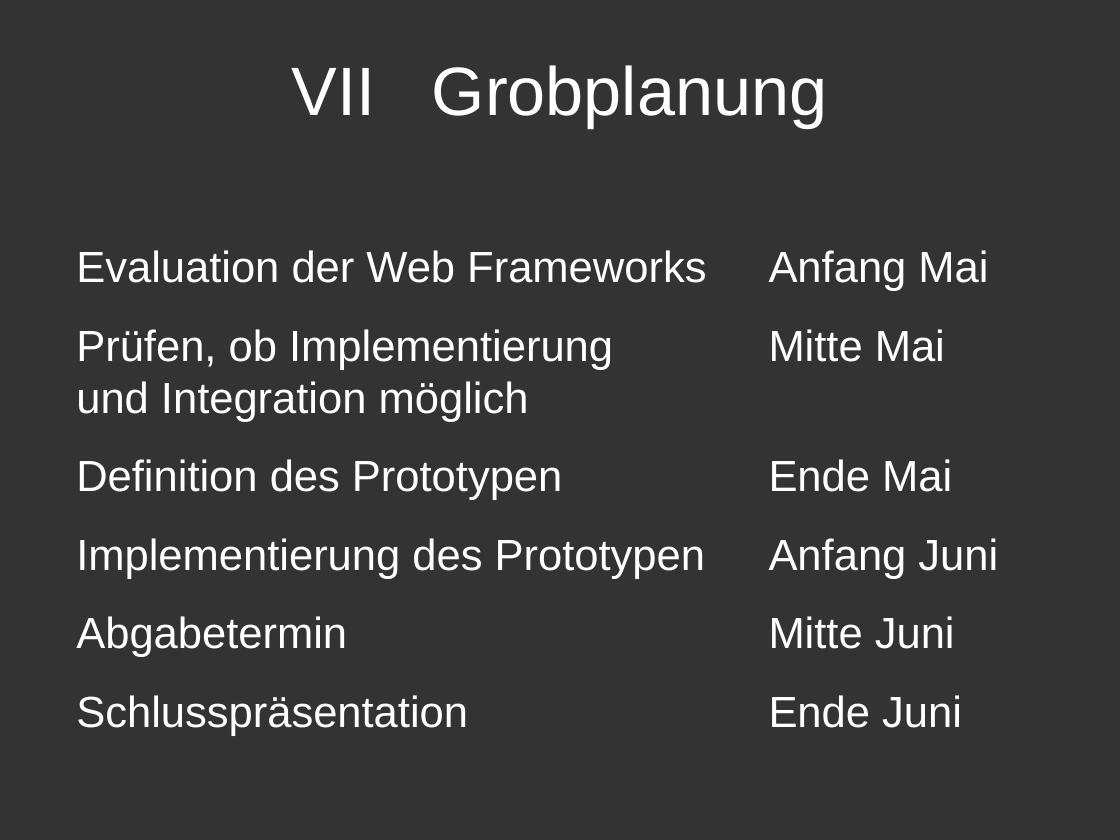
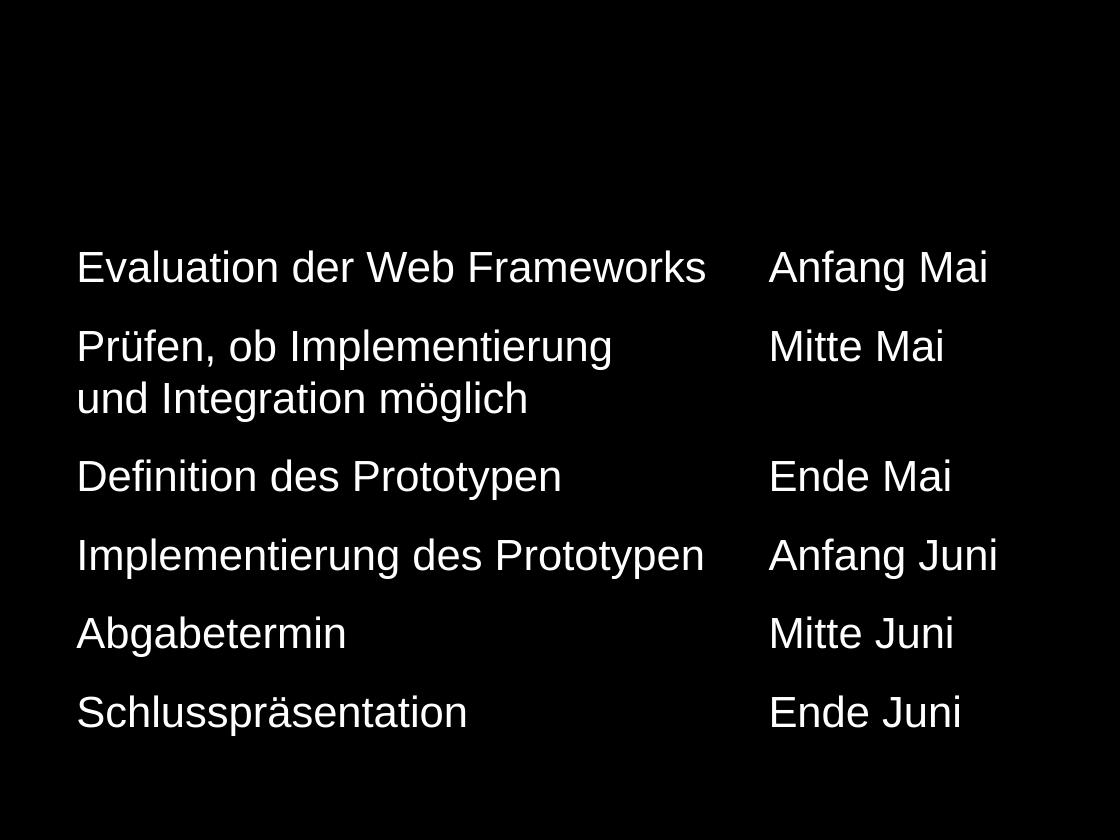
Before and after one commit to sushicutta/Diplomarbeit, a slide deck: slide 13 of praesentation/designreview/design-review-meeting.ppt (slide 8 before the commit). Drawn at 1120x840 pixels with LibreOffice and Linux fonts; fonts in the diff are those of the drawing. Boxes give left, top, right and bottom in pixels: in the first picture for what was removed or moved away, otherwise in the second. Text is boxed around its words. In the diff, an @@ line names an element or a change of style, - is before the commit and + after.

Commit message:
Design - review Präsentation

```diff
--- a/praesentation/designreview/design-review-meeting.ppt
+++ b/praesentation/designreview/design-review-meeting.ppt
@@ background #333333 to #000000 @@
@@ title removed at [292, 65, 828, 128] @@
-VII Grobplanung
```
Also in this commit, not shown: 8 other slides changed, 6 slides added, 1 slide removed.
